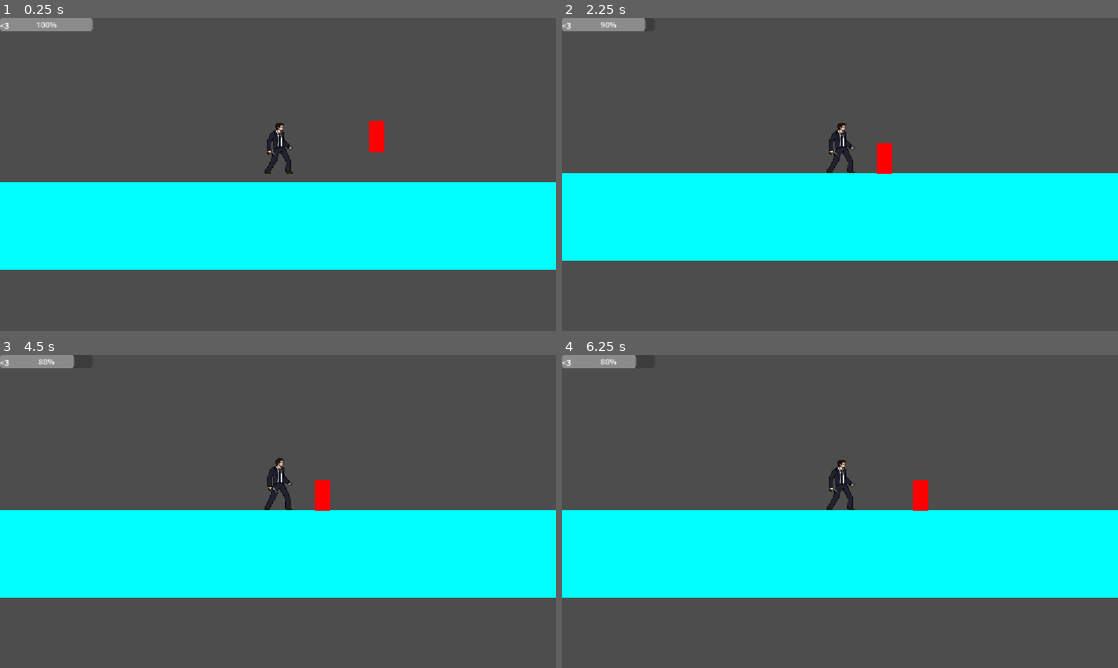
Above: before the commit, frames 1-4 (two rows, left to right).
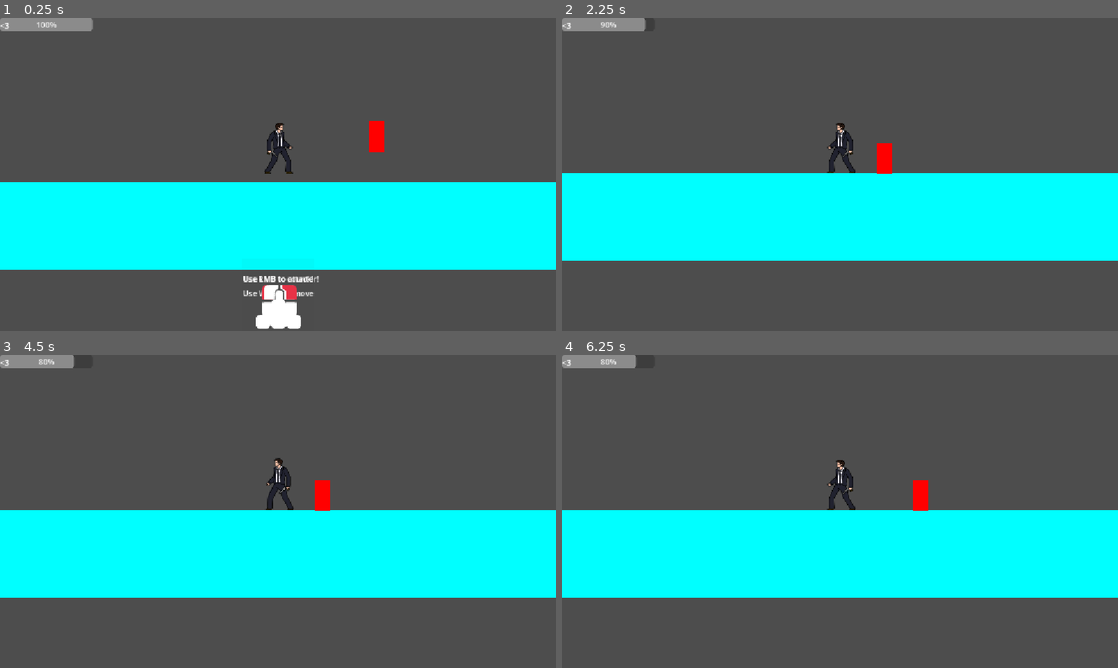
Above: after the commit, the same moments.

Repository: MananSharma12/spin-to-sin
Game: Godot game, scene res://scenes/combat_arena_base.tscn
Two runs of this game, one before a commit and one after it. Both use one fixed random seed, a clock stepped at 60 frames per second and the inputs below. Sound files missing from this copy of the repository are replaced by a short silence.
Inputs (mouse positions are in pixels of both pictures, inside the frame that each line leads up to):
- Up to frame 1 (0.25 s): no input
- Up to frame 2 (2.25 s): move the mouse to (962, 158) at 0.52 s; press the mouse at (962, 158) at 0.53 s; hold D (move_right) 0.53-2.03 s; right-click (962, 158) at 0.8 s; move the mouse to (728, 190) at 1.27 s; release the mouse at (728, 190) at 1.28 s; right-click (728, 190) at 1.35 s; click (728, 190) at 1.55 s; move the mouse to (895, 105) at 2.02 s; press the mouse at (895, 105) at 2.03 s; hold A (move_left) from 2.03 s (still down)
- Up to frame 3 (4.5 s): right-click (333, 442) at 2.3 s; move the mouse to (250, 574) at 2.77 s; release A (move_left) at 2.78 s; release the mouse at (250, 574) at 2.78 s; hold D (move_right) 2.78-4.28 s; right-click (250, 574) at 2.85 s; click (250, 574) at 3.05 s; move the mouse to (444, 558) at 3.52 s; press the mouse at (444, 558) at 3.53 s; right-click (444, 558) at 3.8 s; move the mouse to (111, 464) at 4.27 s; release the mouse at (111, 464) at 4.28 s; hold A (move_left) from 4.28 s (still down); right-click (111, 464) at 4.35 s
- Up to frame 4 (6.25 s): click (673, 464) at 4.55 s; move the mouse to (867, 511) at 5.02 s; release A (move_left) at 5.03 s; press the mouse at (867, 511) at 5.03 s; hold D (move_right) 5.03-5.78 s; right-click (867, 511) at 5.3 s; move the mouse to (756, 433) at 5.77 s; release the mouse at (756, 433) at 5.78 s; hold A (move_left) from 5.78 s (still down); right-click (756, 433) at 5.85 s; click (756, 433) at 6.05 s

The runs differ from the first frame. In frame 1, 1.2% of the frame differs, in the area x 43-58%, y 82-100%; in frame 2, 0.4%; in frame 3, 0.3%; in frame 4, 0.4%.

Commit message:
feat: add tutorial hud, wave spawner, sprite flip logic

Diff:
--- a/UI/hud.gd
+++ b/UI/hud.gd
@@ -1,31 +1,42 @@
 extends CanvasLayer
 
 @onready var health_bar: ProgressBar = $ProgressBar
+@onready var tutorial_overlay: Control = $TutorialOverlay
+
+var tutorial_active: bool = true
 
 func _ready() -> void:
-	# Use call_deferred to give the player node a microsecond to spawn completely first
 	call_deferred("initialize_health_binding")
 
 func initialize_health_binding() -> void:
 	var player = get_tree().get_first_node_in_group("player") as CharacterBody2D
-
 	if player:
-		# Fetch the HealthComponent node inside the player's tree structure
 		var health_node = player.get_node_or_null("HealthComponent") as HealthComponent
-
 		if health_node:
-			# 1. Establish structural limits based on actual component values
 			health_bar.max_value = health_node.max_health
 			health_bar.value = health_node.current_health
+			health_node.health_altered.connect(_on_player_health_altered)
+			print("[HUD]: Dynamic telemetry mapping online.")
 
-			# 2. Connect the runtime signal to our local update handler
-			health_node.health_altered.connect(_on_player_health_altered)
-			print("HUD successfully bound to Player HealthComponent.")
-		else:
-			print("Error: HUD found Player, but missing 'HealthComponent' child node.")
-	else:
-		print("Error: HUD initialization failed. No 'player' group node found in scene tree.")
+func _input(event: InputEvent) -> void:
+	if not tutorial_active:
+		return
+
+	if (event.is_action_pressed("move_left") or
+		event.is_action_pressed("move_right") or
+		event.is_action_pressed("attack") or
+		event.is_action_pressed("counter")):
+
+			dismiss_tutorial_cards()
+
+func dismiss_tutorial_cards() -> void:
+	tutorial_active = false
+	print("[HUD]: First input detected. Dissolving tutorial overlay matrix.")
+
+	var tween = create_tween()
+	tween.tween_property(tutorial_overlay, "modulate:a", 0.0, 0.4).set_trans(Tween.TRANS_SINE).set_ease(Tween.EASE_OUT)
+
+	tween.tween_callback(tutorial_overlay.queue_free)
 
 func _on_player_health_altered(new_value: float) -> void:
-	# Smoothly set the value of the progress bar UI slider element
 	health_bar.value = new_value
--- a/UI/hud.tscn
+++ b/UI/hud.tscn
@@ -1,6 +1,19 @@
 [gd_scene format=3 uid="uid://brty5irpeqmso"]
 
 [ext_resource type="Script" uid="uid://c8o8a28crk2m4" path="res://UI/hud.gd" id="1_ne75i"]
+[ext_resource type="Texture2D" uid="uid://dnhwva1b7f4ph" path="res://UI/keybind_sheet.png" id="2_bytes"]
+
+[sub_resource type="AtlasTexture" id="AtlasTexture_4vj27"]
+atlas = ExtResource("2_bytes")
+region = Rect2(402, 1698, 92, 60)
+
+[sub_resource type="AtlasTexture" id="AtlasTexture_bytes"]
+atlas = ExtResource("2_bytes")
+region = Rect2(1822, 276, 68, 88)
+
+[sub_resource type="AtlasTexture" id="AtlasTexture_2o5uh"]
+atlas = ExtResource("2_bytes")
+region = Rect2(158, 148, 68, 88)
 
 [node name="HUD" type="CanvasLayer" unique_id=458157675]
 script = ExtResource("1_ne75i")
@@ -15,6 +28,104 @@
 offset_bottom = 27.0
 text = "<3"
 
-[node name="TextureRect" type="TextureRect" parent="." unique_id=1945653165]
-offset_right = 40.0
-offset_bottom = 40.0
+[node name="TutorialOverlay" type="Control" parent="." unique_id=1464810648]
+layout_mode = 3
+anchors_preset = 7
+anchor_left = 0.5
+anchor_top = 1.0
+anchor_right = 0.5
+anchor_bottom = 1.0
+offset_left = -20.0
+offset_top = -40.0
+offset_right = 20.0
+grow_horizontal = 2
+grow_vertical = 0
+
+[node name="ColorRect" type="ColorRect" parent="TutorialOverlay" unique_id=249454654]
+layout_mode = 1
+anchors_preset = 7
+anchor_left = 0.5
+anchor_top = 1.0
+anchor_right = 0.5
+anchor_bottom = 1.0
+offset_left = -75.0
+offset_top = -150.0
+offset_right = 75.0
+grow_horizontal = 2
+grow_vertical = 0
+color = Color(0.18072194, 0.18072197, 0.18072197, 0.02745098)
+
+[node name="MoveLabel" type="Label" parent="TutorialOverlay" unique_id=2103116855]
+layout_mode = 1
+anchors_preset = 5
+anchor_left = 0.5
+anchor_right = 0.5
+offset_left = -73.5
+offset_top = -50.0
+offset_right = 73.5
+offset_bottom = -27.0
+grow_horizontal = 2
+text = "Use WASD to move"
+
+[node name="MoveKeys" type="TextureRect" parent="TutorialOverlay/MoveLabel" unique_id=123416644]
+layout_mode = 1
+anchors_preset = 5
+anchor_left = 0.5
+anchor_right = 0.5
+offset_left = -46.0
+offset_top = 25.0
+offset_right = 46.0
+offset_bottom = 85.0
+grow_horizontal = 2
+texture = SubResource("AtlasTexture_4vj27")
+
+[node name="AttackLabel" type="Label" parent="TutorialOverlay" unique_id=520307557]
+layout_mode = 1
+anchors_preset = 7
+anchor_left = 0.5
+anchor_top = 1.0
+anchor_right = 0.5
+anchor_bottom = 1.0
+offset_left = -72.5
+offset_top = -120.0
+offset_right = 72.5
+offset_bottom = -97.0
+grow_horizontal = 2
+grow_vertical = 0
+text = "Use LMB to attack!"
+
+[node name="AttackMouse" type="TextureRect" parent="TutorialOverlay/AttackLabel" unique_id=847152776]
+layout_mode = 1
+anchors_preset = 5
+anchor_left = 0.5
+anchor_right = 0.5
+offset_left = -34.0
+offset_top = 25.0
+offset_right = 34.0
+offset_bottom = 113.0
+grow_horizontal = 2
+texture = SubResource("AtlasTexture_bytes")
+
+[node name="CounterLabel" type="Label" parent="TutorialOverlay" unique_id=404160972]
+layout_mode = 1
+anchors_preset = 5
+anchor_left = 0.5
+anchor_right = 0.5
+offset_left = -74.0
+offset_top = -80.0
+offset_right = 84.0
+offset_bottom = -57.0
+grow_horizontal = 2
+text = "Use RMB to counter!"
+
+[node name="CounterMouse" type="TextureRect" parent="TutorialOverlay/CounterLabel" unique_id=1335663730]
+layout_mode = 1
+anchors_preset = 5
+anchor_left = 0.5
+anchor_right = 0.5
+offset_left = -34.0
+offset_top = 25.0
+offset_right = 34.0
+offset_bottom = 113.0
+grow_horizontal = 2
+texture = SubResource("AtlasTexture_2o5uh")
--- a/core/audio_manager.gd
+++ b/core/audio_manager.gd
@@ -7,11 +7,31 @@
 @onready var tier_2_track = preload("res://music/combat/2.ogg")
 @onready var tier_3_track = preload("res://music/combat/3.ogg")
 
+#@onready var punch_sfx = preload("res://music/combat/punch.wav")
+#@onready var parry_sfx = preload("res://music/combat/parry.wav")
+
 func _ready() -> void:
 	music_player = AudioStreamPlayer.new()
 	add_child(music_player)
-	music_player.volume_db = -14.0 # Comfort level background volume
+	music_player.volume_db = -14.0
 	music_player.bus = "Master"
+
+#func play_punch_sound() -> void:
+	#var sfx_player = AudioStreamPlayer.new()
+	#add_child(sfx_player)
+	#sfx_player.stream = punch_sfx
+	#sfx_player.volume_db = -6.0
+	#sfx_player.play()
+	## Automatically clean up the node from memory when the sound finishes playing
+	#sfx_player.finished.connect(sfx_player.queue_free)
+#
+#func play_parry_sound() -> void:
+	#var sfx_player = AudioStreamPlayer.new()
+	#add_child(sfx_player)
+	#sfx_player.stream = parry_sfx
+	#sfx_player.volume_db = -4.0
+	#sfx_player.play()
+	#sfx_player.finished.connect(sfx_player.queue_free)
 
 func update_combat_intensity(enemy_count: int) -> void:
 	var target_tier: int = 1
--- a/entities/player/player.gd
+++ b/entities/player/player.gd
@@ -5,6 +5,7 @@
 
 @onready var attack_zone: Area2D = $AttackZone
 @onready var attack_shape: CollisionShape2D = $AttackZone/CollisionShape2D
+@onready var sprite: AnimatedSprite2D = $AnimatedSprite2D
 
 func _physics_process(delta: float) -> void:
 	if not is_on_floor():
@@ -14,20 +15,30 @@
 	if direction:
 		velocity.x = direction * speed
 		attack_zone.scale.x = sign(direction)
+
+		sprite.flip_h = (direction < 0)
+
+		if sprite.sprite_frames.has_animation("run") and sprite.animation != "strike":
+			sprite.play("run")
 	else:
 		velocity.x = move_toward(velocity.x, 0, speed)
+		if sprite.animation != "strike":
+			sprite.play("idle")
 
 	move_and_slide()
 
 func _unhandled_input(event: InputEvent) -> void:
 	if event.is_action_pressed("attack"):
 		execute_attack()
-
-	# Catch your custom mapped counter action key
 	if event.is_action_pressed("counter"):
 		execute_counter()
 
 func execute_attack() -> void:
+	if sprite.sprite_frames.has_animation("strike"):
+		sprite.play("strike")
+		if not sprite.animation_finished.is_connected(_on_animation_finished):
+			sprite.animation_finished.connect(_on_animation_finished)
+
 	var overlapping_areas = attack_zone.get_overlapping_areas()
 	for area in overlapping_areas:
 		if area is HitboxComponent:
@@ -36,6 +47,11 @@
 
 func execute_counter() -> void:
 	print("[PLAYER MATCH] Counter action key pressed.")
+
+	if sprite.sprite_frames.has_animation("counter"):
+		sprite.play("counter")
+		if not sprite.animation_finished.is_connected(_on_animation_finished):
+			sprite.animation_finished.connect(_on_animation_finished)
 
 	var visual_rect = get_node_or_null("ColorRect") as ColorRect
 	if visual_rect:
@@ -81,3 +97,7 @@
 		Engine.time_scale = 0.05
 		await get_tree().create_timer(0.015, true, false, true).timeout
 		Engine.time_scale = 1.0
+
+func _on_animation_finished() -> void:
+	if sprite.animation == "strike" or sprite.animation == "counter":
+		sprite.play("idle")
--- a/scenes/combat_arena_base.gd
+++ b/scenes/combat_arena_base.gd
@@ -2,36 +2,37 @@
 
 var wave_start_time: float = 0.0
 var starting_player_health: float = 100.0
-var wave_activated: bool = false # The safety latch
+var wave_activated: bool = false
 
+@onready var enemy_blueprint = preload("res://entities/enemy/enemy_base.tscn")
+@onready var spawn_point: Marker2D = $SpawnPoint
 @onready var roulette_layer = $RouletteWheelUI
 
 func _ready() -> void:
 	wave_start_time = Time.get_ticks_msec() / 1000.0
+	spawn_enemy_wave()
 
-	var player = get_tree().get_first_node_in_group("player")
-	if player:
-		var health_node = player.get_node_or_null("HealthComponent") as HealthComponent
-		if health_node:
-			starting_player_health = health_node.current_health
+	# Wait one frame for engine node registrations to finalize
+	await get_tree().process_frame
+	wave_activated = true
 
-	# CRUCIAL: Wait exactly 1 frame for the engine to fully cache group registries
-	await get_tree().process_frame
+func spawn_enemy_wave() -> void:
+	# Determine scale: Wave 1 = 2 enemies, Wave 2 = 4 enemies, Wave 3 = 6 enemies...
+	var spawn_count = Global.current_wave * 2
+	print("[SPAWNER]: Initializing Wave Layout. Spawning ", spawn_count, " mobsters.")
 
-	# Verify that enemies actually exist in the room before arming the win check
-	var active_enemies = get_tree().get_nodes_in_group("enemies")
-	if active_enemies.size() > 0:
-		wave_activated = true
-		print("[ARENA STATE]: Wave ", Global.current_wave, " successfully armed. Targets found: ", active_enemies.size())
-	else:
-		print("[ARENA WARNING]: No enemies found in the 'enemies' group yet! Standing by.")
+	for i in range(spawn_count):
+		var enemy_instance = enemy_blueprint.instantiate() as CharacterBody2D
+		add_child(enemy_instance)
+
+		# Stagger their starting horizontal positioning slightly so they don't stack perfectly
+		enemy_instance.global_position = spawn_point.global_position + Vector2(i * 40, 0)
 
 func _process(_delta: float) -> void:
 	if not wave_activated:
 		return
 
 	var active_enemies = get_tree().get_nodes_in_group("enemies")
-
 	AudioManager.update_combat_intensity(active_enemies.size())
 
 	if active_enemies.size() == 0:
--- a/scenes/combat_arena_base.tscn
+++ b/scenes/combat_arena_base.tscn
@@ -57,3 +57,6 @@
 color = Color(0.09009846, 0.09009849, 0.09009848, 1)
 
 [node name="RouletteWheelUI" parent="." unique_id=597818239 instance=ExtResource("4_kkywt")]
+
+[node name="SpawnPoint" type="Marker2D" parent="." unique_id=817021488]
+position = Vector2(1456, -1155)
Binary file added: UI/keybind_sheet.png
Not shown, added: UI/keybind_sheet.png.import
